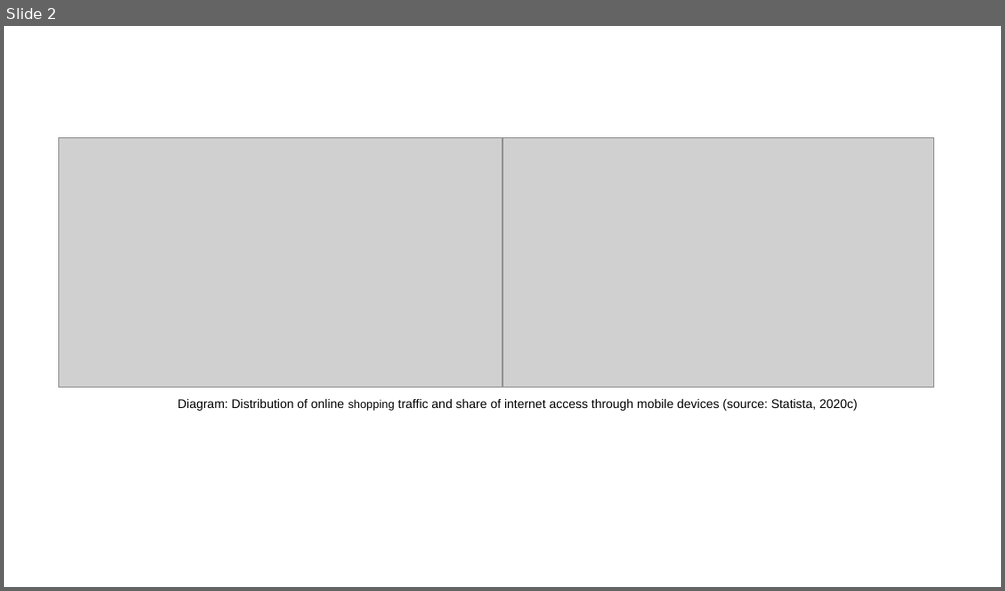
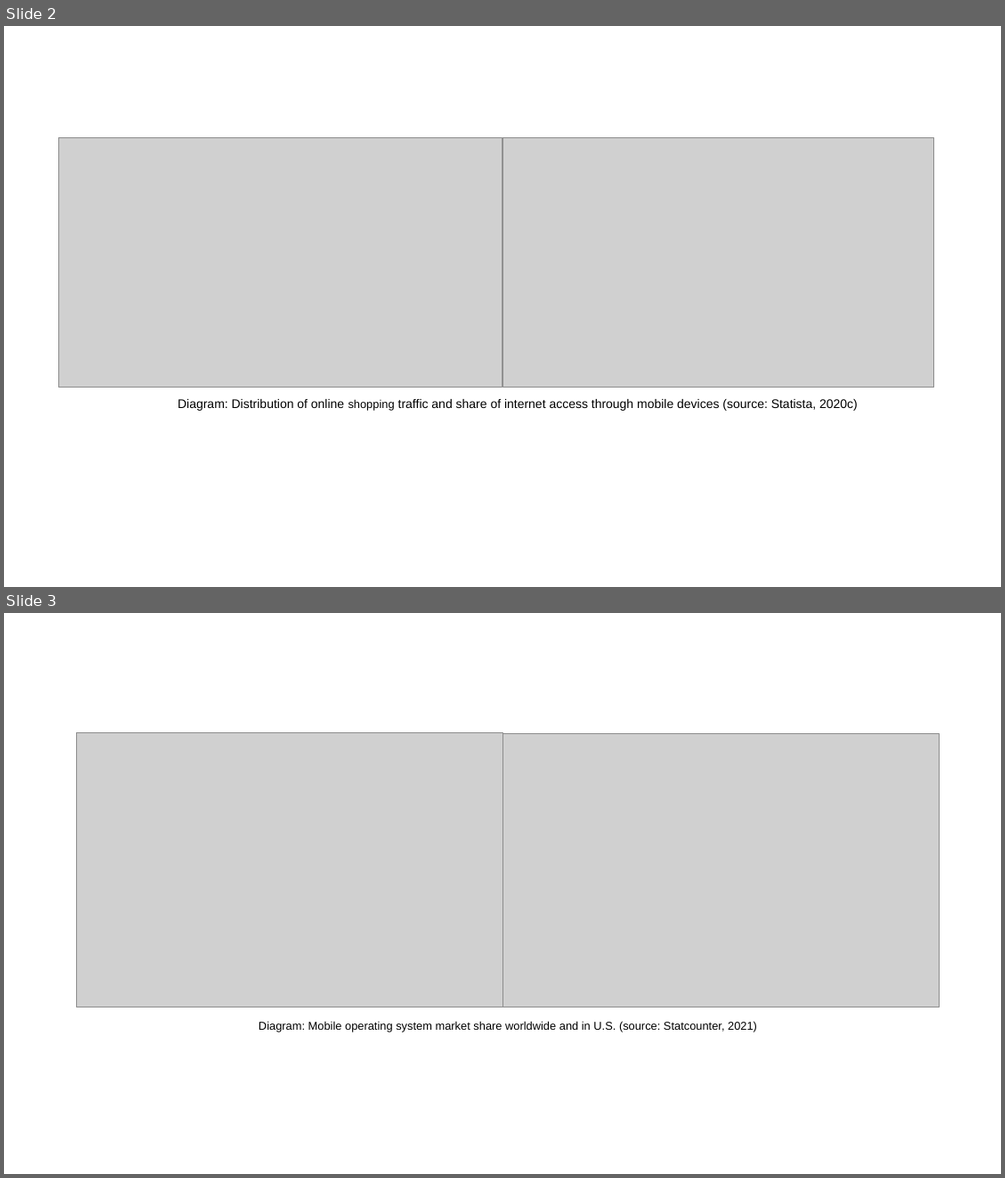
Before and after one commit to jing042323/Case-Study, a slide deck: Google_antitrust/graphs.pptx. Shown one above the other, each under a label of ours: slide 2 before the commit, slides 2 and 3 after it. The pictures are 1005x591 and 1005x1178 pixels, drawn with LibreOffice and Linux fonts; fonts in the diff are those of the drawing; grey boxes stand for pictures. Boxes give left, top, right and bottom in pixels: in the first picture for what was removed or moved away, otherwise in the second. Text is boxed around its words. In the diff, an @@ line names an element or a change of style, - is before the commit and + after.

```diff
--- a/Google_antitrust/graphs.pptx
+++ b/Google_antitrust/graphs.pptx
@@ slide 3 added at box(4, 613, 1001, 1174), background #FFFFFF @@
@@ picture added at box(77, 732, 502, 1007) @@
@@ picture added at box(502, 733, 938, 1006) @@
@@ text added at box(259, 1021, 757, 1032), 11 pt, text #000000 @@
+Diagram: Mobile operating system market share worldwide and in U.S. (source: Statcounter, 2021)
```
Also in this commit, not shown: 5 other slides added.
